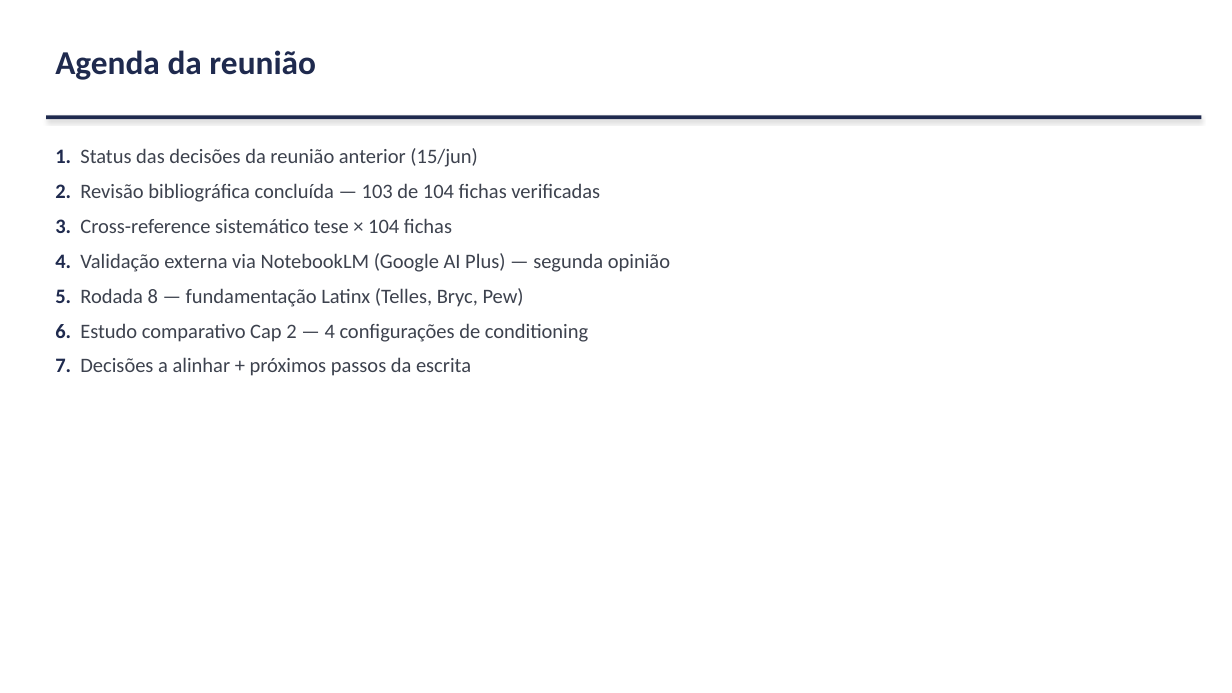
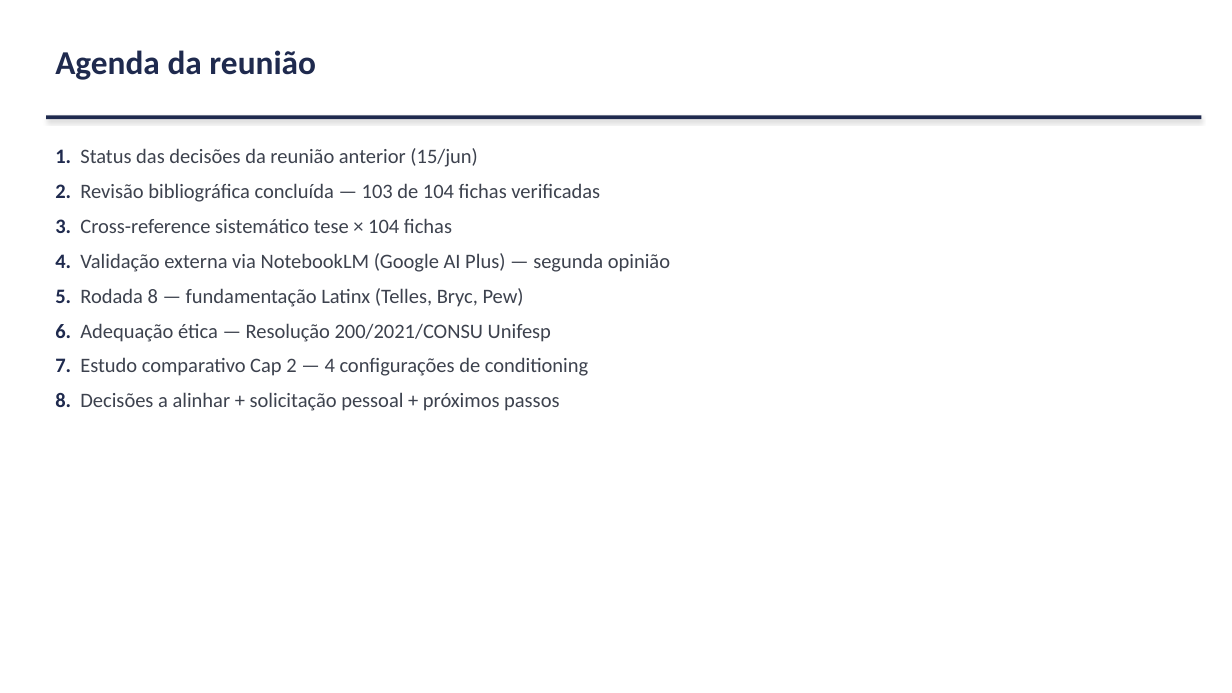
Before and after one commit to marcellozzetti/Facial-Recognition-Models-Mitigating-Bias, a slide deck: slide 2 of docs/ativo/material_reuniao_orientador_2026-06-28.pptx. Drawn at 1232x693 pixels with LibreOffice and Linux fonts; fonts in the diff are those of the drawing. Boxes give left, top, right and bottom in pixels: in the first picture for what was removed or moved away, otherwise in the second. Text is boxed around its words. In the diff, an @@ line names an element or a change of style, - is before the commit and + after.

```diff
--- a/docs/ativo/material_reuniao_orientador_2026-06-28.pptx
+++ b/docs/ativo/material_reuniao_orientador_2026-06-28.pptx
@@ text at [55, 323, 589, 411]: text changed @@
-6. Estudo comparativo Cap 2 — 4 configurações de conditioning
-7. Decisões a alinhar + próximos passos da escrita
+6. Adequação ética — Resolução 200/2021/CONSU Unifesp
+7. Estudo comparativo Cap 2 — 4 configurações de conditioning
+8. Decisões a alinhar + solicitação pessoal + próximos passos
```
Also in this commit, not shown: 3 other slides changed, 6 slides added, 1 slide removed, 6 other files.
